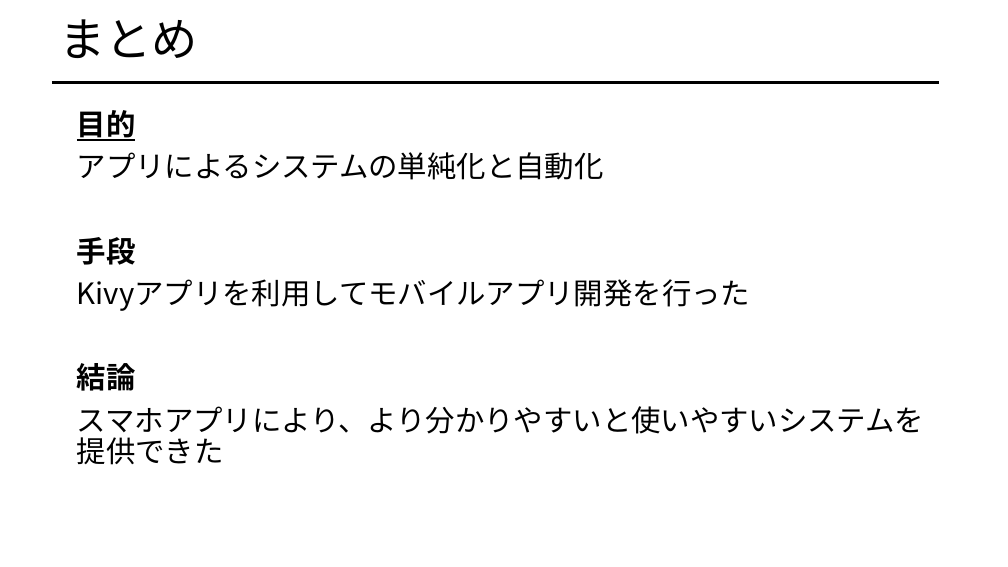
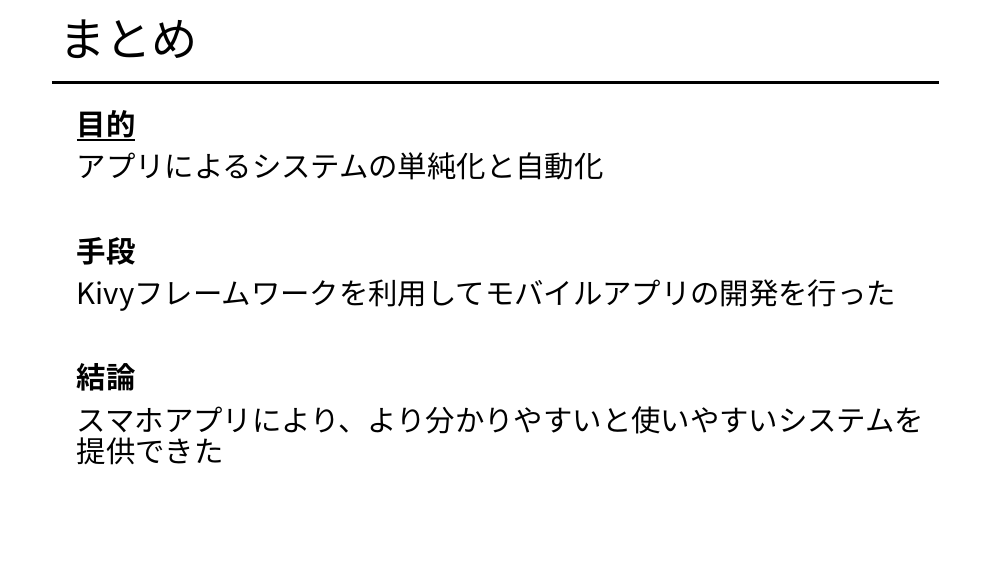
Before and after one commit to afiqfadzil/pythonProject1, a slide deck: slide 24 of LOCOMOTION.pptx (slide 22 before the commit). Drawn at 1008x567 pixels with LibreOffice and Linux fonts; fonts in the diff are those of the drawing. Boxes give left, top, right and bottom in pixels: in the first picture for what was removed or moved away, otherwise in the second. Text is boxed around its words. In the diff, an @@ line names an element or a change of style, - is before the commit and + after.

```diff
--- a/LOCOMOTION.pptx
+++ b/LOCOMOTION.pptx
@@ text at box(77, 279, 896, 311): text changed @@
-Kivyアプリを利用してモバイルアプリ開発を行った
+Kivyフレームワークを利用してモバイルアプリの開発を行った
```
Also in this commit, not shown: 21 other slides changed, 2 slides added, 5 other files.
